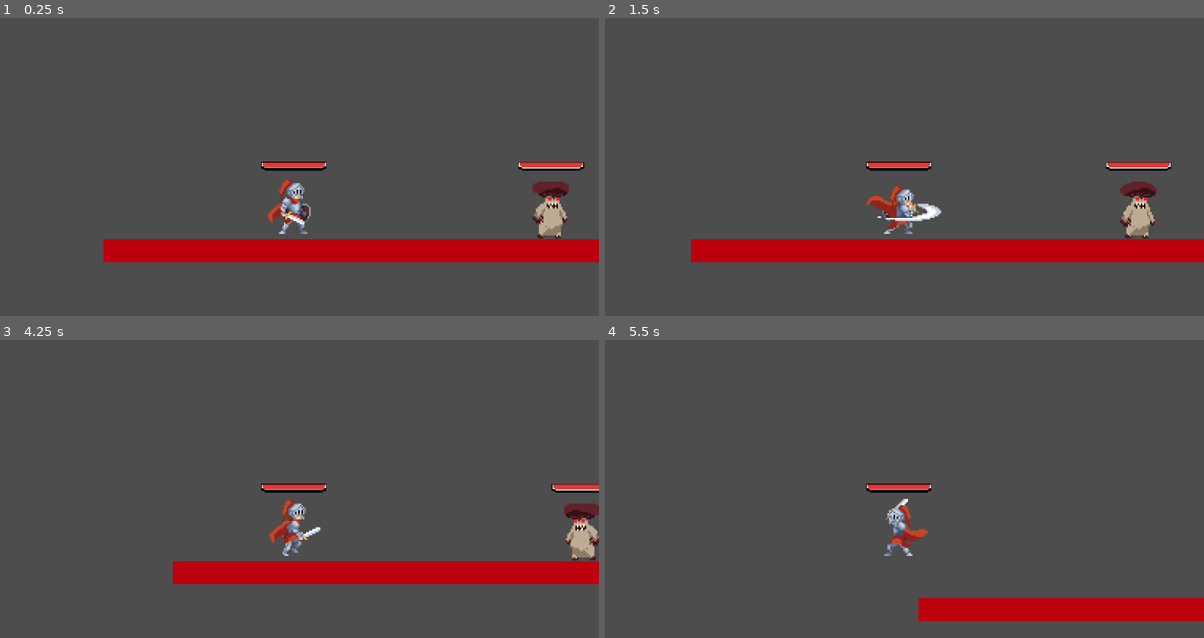
Above: before the commit, frames 1-4 (two rows, left to right).
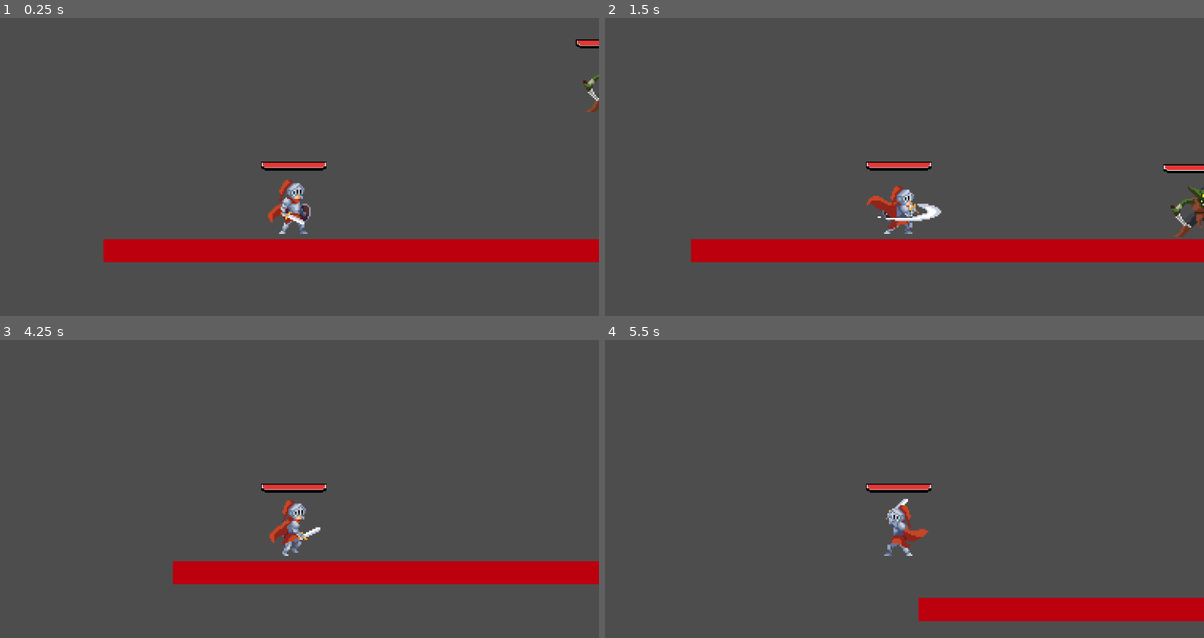
Above: after the commit, the same moments.

Repository: sky-monarch/holdThePanch
Game: Godot game, scene res://src/world.tscn
Two runs of this game, one before a commit and one after it. Both use one fixed random seed, a clock stepped at 60 frames per second and the inputs below.
Inputs (mouse positions are in pixels of both pictures, inside the frame that each line leads up to):
- Up to frame 1 (0.25 s): no input
- Up to frame 2 (1.5 s): move the mouse to (1036, 128) at 0.52 s; hold D (right) from 0.53 s (still down); click (1036, 128) at 0.6 s; tap W (jump) at 0.77 s; move the mouse to (778, 161) at 1.27 s; right-click (778, 161) at 1.35 s
- Up to frame 3 (4.25 s): tap W (jump) at 1.52, 3.02, 3.77 s; move the mouse to (353, 393) at 2.02 s; release D (right) at 2.03 s; hold A (left) 2.03-2.78 s; hold Shift (run) 2.03-2.78 s; move the mouse to (263, 536) at 2.77 s; hold D (right) from 2.78 s (still down); click (263, 536) at 2.85 s; move the mouse to (479, 518) at 3.52 s; right-click (479, 518) at 3.6 s
- Up to frame 4 (5.5 s): move the mouse to (718, 417) at 4.27 s; release D (right) at 4.28 s; hold A (left) 4.28-5.03 s; tap Shift (run) at 4.35 s; tap W (jump) at 4.52 s; move the mouse to (928, 468) at 5.02 s; hold D (right) from 5.03 s (still down); click (928, 468) at 5.1 s

The runs differ from the first frame. In frame 1, 1.4% of the frame differs, in the area x 86-100%, y 7-74%; in frame 2, 1.7%, in the area x 83-100%, y 48-74%; in frame 3, 1.0%; in frame 4, nothing differs.

Commit message:
Добавлен новый класс, наследуемый от Enemy EnemyGrav, родительский класс для врагов, которые должны падать при падении

Diff:
--- /dev/null
+++ b/scripts/enemy_grav.gd
@@ -0,0 +1,15 @@
+extends Enemy
+class_name EnemyGrav
+
+@export var gravity: float = 980.0
+@export var max_fall_speed: float = 400.0
+
+func _physics_process(delta: float) -> void:
+	if is_dead:
+		return
+	if not is_on_floor():
+		velocity.y += gravity * delta
+		velocity.y = min(velocity.y, max_fall_speed)
+	else:
+		velocity.y = 0
+	super._physics_process(delta)
--- a/scripts/goblin.gd
+++ b/scripts/goblin.gd
@@ -1 +1 @@
-extends "res://scripts/enemy.gd"
+extends EnemyGrav
--- a/scripts/golem_blue.gd
+++ b/scripts/golem_blue.gd
@@ -1 +1 @@
-extends Enemy
+extends EnemyGrav
--- a/scripts/mushroom.gd
+++ b/scripts/mushroom.gd
@@ -1 +1 @@
-extends "res://scripts/enemy.gd"
+extends EnemyGrav
--- a/scripts/night_borne.gd
+++ b/scripts/night_borne.gd
@@ -1 +1 @@
-extends "res://scripts/enemy.gd"
+extends EnemyGrav
--- a/scripts/skelet.gd
+++ b/scripts/skelet.gd
@@ -1 +1 @@
-extends Enemy
+extends EnemyGrav
--- a/scripts/skelet_ver_two.gd
+++ b/scripts/skelet_ver_two.gd
@@ -1 +1 @@
-extends "res://scripts/enemy.gd"
+extends EnemyGrav
--- a/src/goblin.tscn
+++ b/src/goblin.tscn
@@ -249,7 +249,7 @@
 [node name="AnimatedSprite2D" type="AnimatedSprite2D" parent="."]
 position = Vector2(0.33333334, 0)
 sprite_frames = SubResource("SpriteFrames_hakkv")
-animation = &"Die"
+animation = &"Idle"
 
 [node name="CollisionShape2D" type="CollisionShape2D" parent="."]
 position = Vector2(0.50000066, 8.25)
--- a/src/world.tscn
+++ b/src/world.tscn
@@ -1,12 +1,7 @@
-[gd_scene load_steps=9 format=3 uid="uid://itim7t886ocy"]
+[gd_scene load_steps=4 format=3 uid="uid://itim7t886ocy"]
 
 [ext_resource type="PackedScene" uid="uid://nmxrnoi4v2sn" path="res://src/player.tscn" id="1_tp5op"]
-[ext_resource type="PackedScene" uid="uid://cjlwmi86owhys" path="res://src/golem_blue.tscn" id="1_xlegt"]
-[ext_resource type="PackedScene" uid="uid://cmhrewwsmp7h5" path="res://src/mushroom.tscn" id="2_xlegt"]
-[ext_resource type="PackedScene" uid="uid://byjf7wqtxgg2u" path="res://src/skelet.tscn" id="3_0qwtu"]
 [ext_resource type="PackedScene" uid="uid://chwufra1bnjhc" path="res://src/goblin.tscn" id="3_jvefd"]
-[ext_resource type="PackedScene" uid="uid://ctttacpjxylco" path="res://src/night_borne.tscn" id="6_53egh"]
-[ext_resource type="PackedScene" uid="uid://dwa4p7u5pxvjr" path="res://src/skelet_ver_two.tscn" id="7_dotkg"]
 
 [sub_resource type="RectangleShape2D" id="RectangleShape2D_ktcc2"]
 size = Vector2(2231, 46)
@@ -29,20 +24,5 @@
 [node name="player" parent="." instance=ExtResource("1_tp5op")]
 position = Vector2(-33, 232)
 
-[node name="Mushroom" parent="." instance=ExtResource("2_xlegt")]
-position = Vector2(450, 210)
-
 [node name="goblin" parent="." instance=ExtResource("3_jvefd")]
-position = Vector2(707, 206)
-
-[node name="skelet" parent="." instance=ExtResource("3_0qwtu")]
-position = Vector2(956, 232)
-
-[node name="Golem_blue" parent="." instance=ExtResource("1_xlegt")]
-position = Vector2(1250, 182)
-
-[node name="NightBorne" parent="." instance=ExtResource("6_53egh")]
-position = Vector2(1513, 178)
-
-[node name="skeletVerTwo" parent="." instance=ExtResource("7_dotkg")]
-position = Vector2(1664, 223)
+position = Vector2(563, -62.999985)
Not shown, added: scripts/enemy_grav.gd.uid
